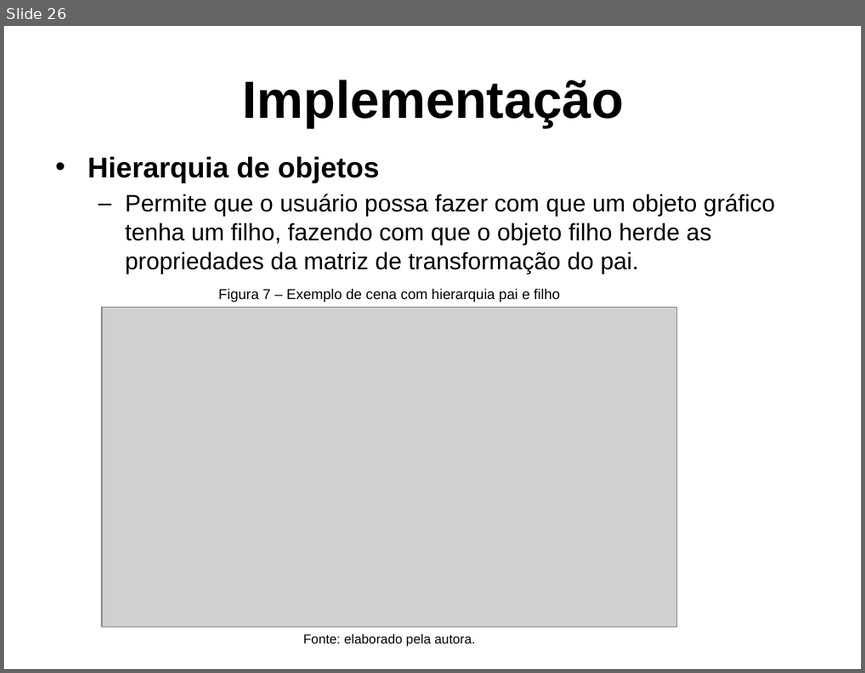
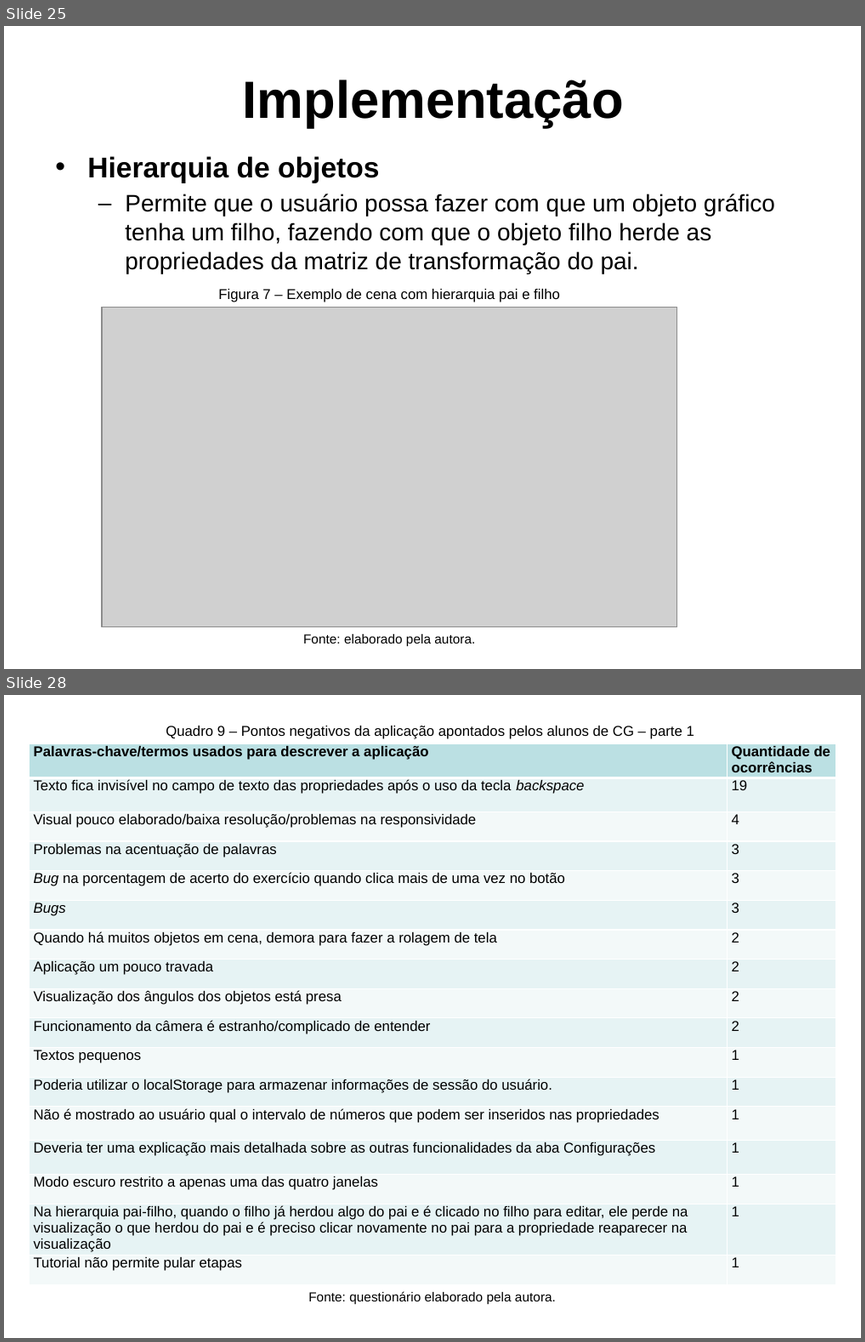
Before and after one commit to PanicAThePython/tcc_NataliaSensWeise, a slide deck: Slides_NataliaSensWeise.pptx. Shown one above the other, each under a label of ours: slide 26 before the commit, slides 25 and 28 after it; the slides between them are not shown. The pictures are 865x673 and 865x1342 pixels, drawn with LibreOffice and Linux fonts; fonts in the diff are those of the drawing; grey boxes stand for pictures; background and template pictures are left out. Boxes give left, top, right and bottom in pixels: in the first picture for what was removed or moved away, otherwise in the second. Text is boxed around its words. In the diff, an @@ line names an element or a change of style, - is before the commit and + after.

```diff
--- a/Slides_NataliaSensWeise.pptx
+++ b/Slides_NataliaSensWeise.pptx
@@ slide 28 added at [4,695,861,1338], background picture (left out) @@
@@ table added at [29,743,836,1285], 17 rows, 2 columns @@
+Palavras-chave/termos usados para descrever a aplicação | Quantidade de ocorrências
+Texto fica invisível no campo de texto das propriedades após o uso da tecla backspace | 19
+Visual pouco elaborado/baixa resolução/problemas na responsividade | 4
+Problemas na acentuação de palavras | 3
+Bug na porcentagem de acerto do exercício quando clica mais de uma vez no botão | 3
+Bugs | 3
+Quando há muitos objetos em cena, demora para fazer a rolagem de tela | 2
+Aplicação um pouco travada | 2
+Visualização dos ângulos dos objetos está presa | 2
+Funcionamento da câmera é estranho/complicado de entender | 2
+Textos pequenos | 1
+Poderia utilizar o localStorage para armazenar informações de sessão do usuário. | 1
+Não é mostrado ao usuário qual o intervalo de números que podem ser inseridos nas propriedades | 1
+Deveria ter uma explicação mais detalhada sobre as outras funcionalidades da aba Configurações | 1
+Modo escuro restrito a apenas uma das quatro janelas | 1
+Na hierarquia pai-filho, quando o filho já herdou algo do pai e é clicado no filho para editar, ele perde na visualização o que herdou do pai e é preciso clicar novamente no pai para a propriedade reaparecer na visualização | 1
+Tutorial não permite pular etapas | 1
@@ text added at [166,726,694,739], 12 pt, text #000000 @@
+Quadro 9 – Pontos negativos da aplicação apontados pelos alunos de CG – parte 1
@@ text added at [308,1291,556,1304], 11 pt, text #000000 @@
+Fonte: questionário elaborado pela autora.
@@ what was slide 26 is now slide 25 @@
```
Also in this commit, not shown: 6 slides changed, 5 other slides added, 1 slide removed, 2 other files.
